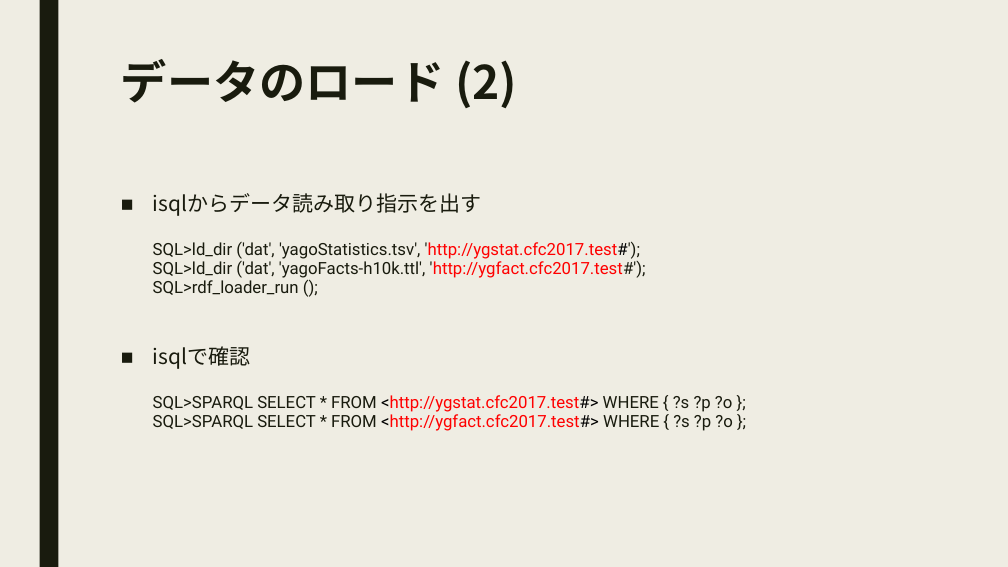
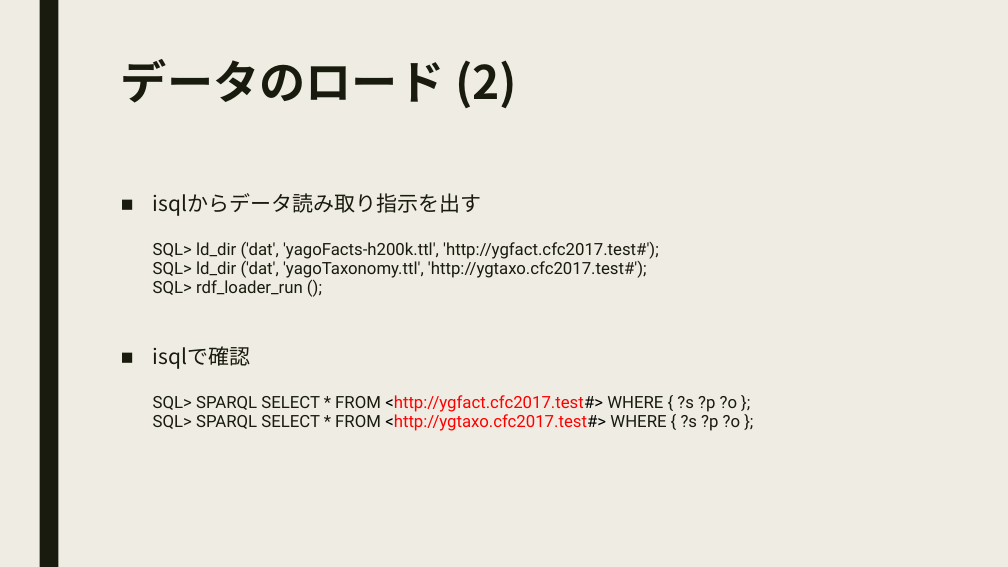
Before and after one commit to zambendorf/cfc2017aug, a slide deck: slide 20 of doc/cfc-20170805a.pptx. Drawn at 1008x567 pixels with LibreOffice and Linux fonts; fonts in the diff are those of the drawing. Boxes give left, top, right and bottom in pixels: in the first picture for what was removed or moved away, otherwise in the second. Text is boxed around its words. In the diff, an @@ line names an element or a change of style, - is before the commit and + after.

```diff
--- a/doc/cfc-20170805a.pptx
+++ b/doc/cfc-20170805a.pptx
@@ text at box(153, 193, 740, 431): text changed @@
-■ isqlからデータ読み取り指示を出す
-  SQL>ld_dir ('dat', 'yagoStatistics.tsv', 'http://ygstat.cfc2017.test#');
-  SQL>ld_dir ('dat', 'yagoFacts-h10k.ttl', 'http://ygfact.cfc2017.test#');
-  SQL>rdf_loader_run ();
-■ isqlで確認
-  SQL>SPARQL SELECT * FROM <http://ygstat.cfc2017.test#> WHERE { ?s ?p ?o };
-  SQL>SPARQL SELECT * FROM <http://ygfact.cfc2017.test#> WHERE { ?s ?p ?o };
+■ isqlからデータ読み取り指示を出す
+  SQL> ld_dir ('dat', 'yagoFacts-h200k.ttl', 'http://ygfact.cfc2017.test#');
+  SQL> ld_dir ('dat', 'yagoTaxonomy.ttl', 'http://ygtaxo.cfc2017.test#');
+  SQL> rdf_loader_run ();
+■ isqlで確認
+  SQL> SPARQL SELECT * FROM <http://ygfact.cfc2017.test#> WHERE { ?s ?p ?o };
+  SQL> SPARQL SELECT * FROM <http://ygtaxo.cfc2017.test#> WHERE { ?s ?p ?o };
```
Also in this commit, not shown: 9 other slides changed, 7 slides added, 3 slides removed, 4 other files.
